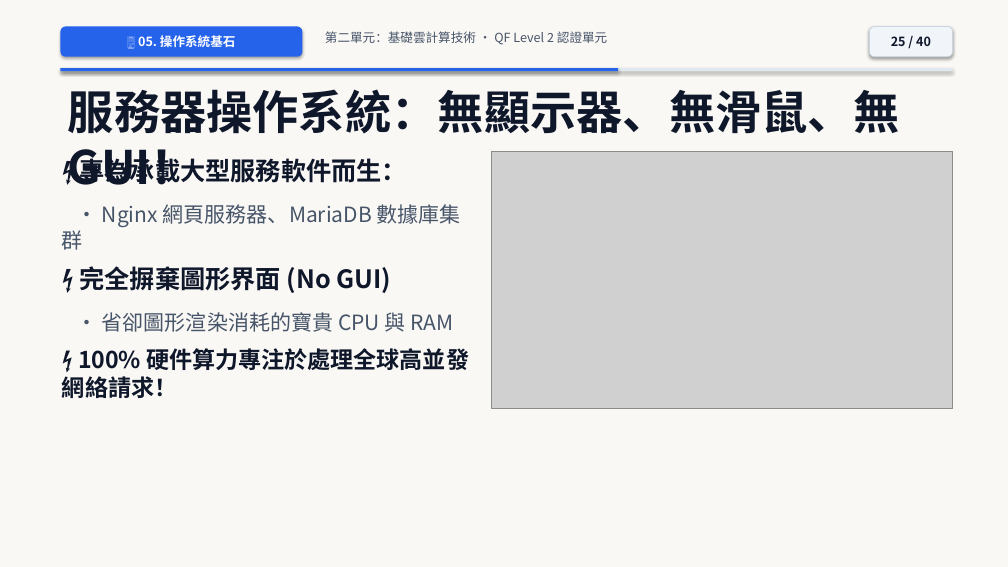
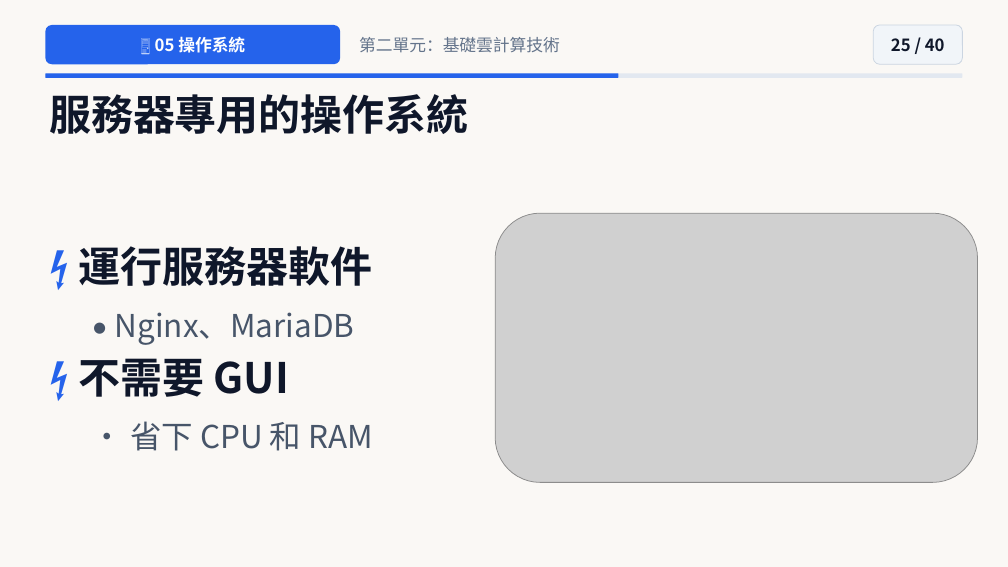
Before and after one commit to joe-ging/seed-cloud-curriculum, a slide deck: slide 25 of downloads/Deck01_Cloud_Level2_NextGen_Pixar_Theme.pptx. Drawn at 1008x567 pixels with LibreOffice and Linux fonts; fonts in the diff are those of the drawing; grey boxes stand for pictures. Boxes give left, top, right and bottom in pixels: in the first picture for what was removed or moved away, otherwise in the second. Text is boxed around its words. In the diff, an @@ line names an element or a change of style, - is before the commit and + after.

```diff
--- a/downloads/Deck01_Cloud_Level2_NextGen_Pixar_Theme.pptx
+++ b/downloads/Deck01_Cloud_Level2_NextGen_Pixar_Theme.pptx
@@ rectangle at bbox=[0, 0, 1008, 567]: shadow off @@
@@ rounded rectangle "🖥️ 05 操作系統" at bbox=[45, 25, 340, 64]: shadow off @@
@@ rounded rectangle "🖥️ 05 操作系統": place and size @@
-rounded rectangle "🖥️ 05 操作系統" at bbox=[60, 26, 302, 57]
+rounded rectangle "🖥️ 05 操作系統" at bbox=[45, 25, 340, 64]
@@ rounded rectangle "25 / 40": place and size @@
-rounded rectangle "25 / 40" at bbox=[870, 26, 953, 57]
+rounded rectangle "25 / 40" at bbox=[873, 25, 963, 64]
@@ rounded rectangle "25 / 40" at bbox=[873, 25, 963, 64]: size 12 to 16 pt; shadow off @@
@@ text in rounded rectangle at bbox=[155, 37, 245, 53]: text changed; size 12 to 16 pt @@
-🖥️ 05. 操作系統基石
+🖥️ 05 操作系統
@@ text at bbox=[359, 37, 560, 53]: text changed; size 12 to 16 pt; text colour #475569 to #64748B @@
-第二單元：基礎雲計算技術 • QF Level 2 認證單元
+第二單元：基礎雲計算技術
@@ rounded rectangle: place and size @@
-rounded rectangle at bbox=[60, 68, 953, 71]
+rounded rectangle at bbox=[45, 73, 963, 78]
@@ rounded rectangle at bbox=[45, 73, 963, 78]: rectangle to rounded rectangle; shadow off @@
@@ rounded rectangle at bbox=[45, 73, 619, 78]: rectangle to rounded rectangle; shadow off @@
@@ rounded rectangle: place and size @@
-rounded rectangle at bbox=[60, 68, 619, 71]
+rounded rectangle at bbox=[45, 73, 619, 78]
@@ text at bbox=[49, 94, 469, 134]: text changed; size 44 to 40 pt @@
-服務器操作系統：無顯示器、無滑鼠、無 GUI！
+服務器專用的操作系統
@@ vertical alignment top to middle in 3 elements at bbox=[359, 37, 560, 53], bbox=[49, 94, 469, 134], bbox=[78, 246, 373, 451] @@
@@ picture: place and size @@
-picture at bbox=[492, 151, 953, 408]
+picture at bbox=[495, 213, 978, 482]
@@ text at bbox=[78, 246, 373, 451]: text changed; size 20 to 30 pt; text colour #0F172A to #475569; bold off @@
-⚡ 專為承載大型服務軟件而生：
-• Nginx 網頁服務器、MariaDB 數據庫集群
-⚡ 完全摒棄圖形界面 (No GUI)
-• 省卻圖形渲染消耗的寶貴 CPU 與 RAM
-⚡ 100% 硬件算力專注於處理全球高並發網絡請求！
+⚡ 運行服務器軟件
+• Nginx、MariaDB
+⚡ 不需要 GUI
+• 省下 CPU 和 RAM
```
Also in this commit, not shown: 38 other slides changed, 1 slide added, 1 slide removed, 41 other files.
